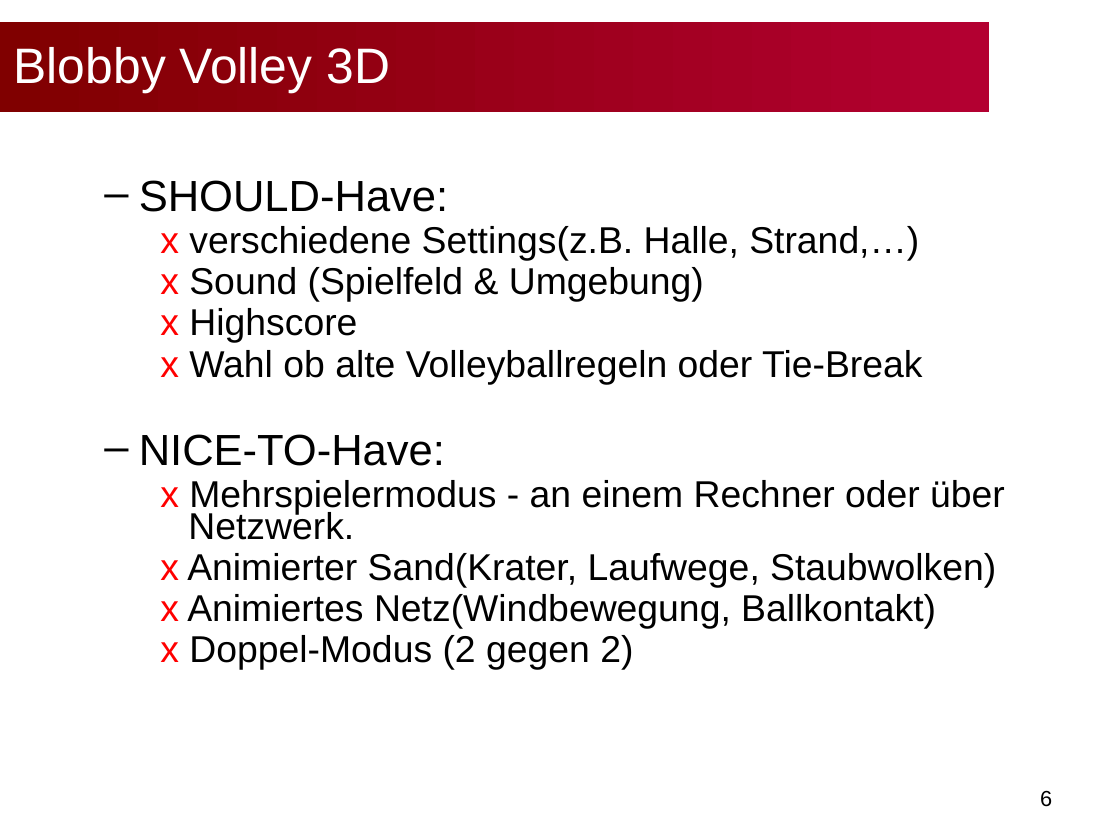
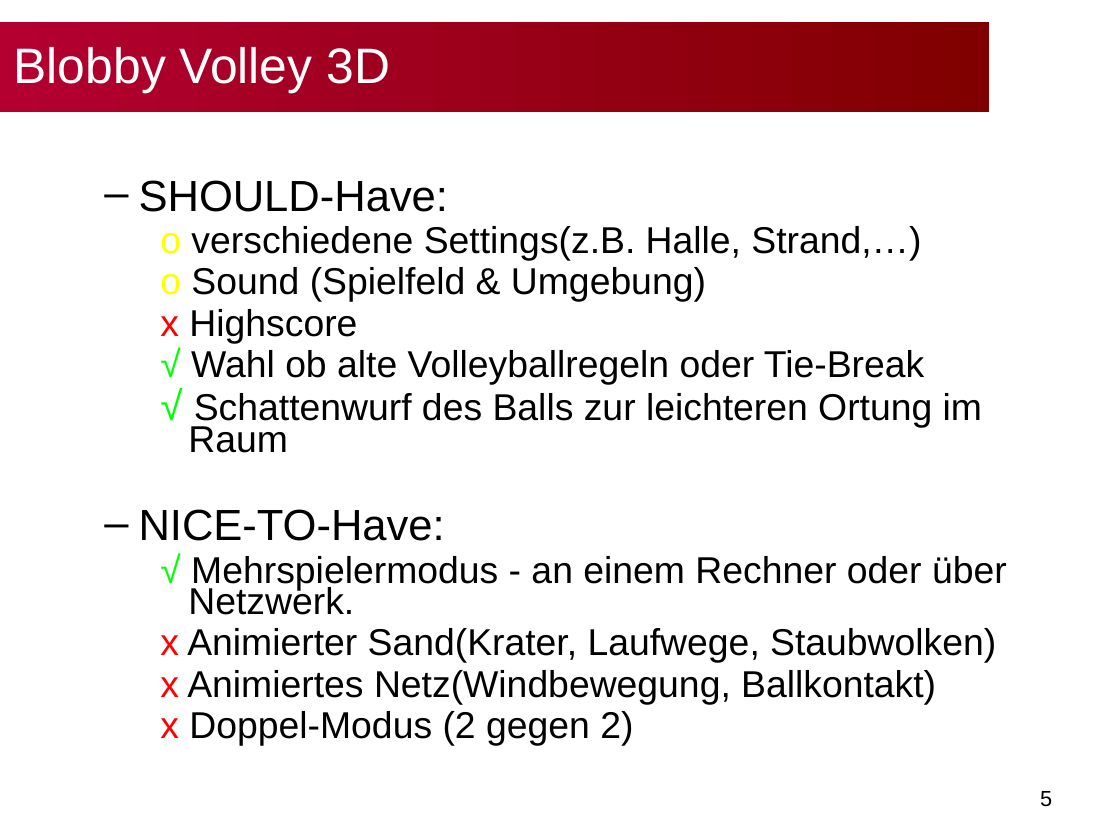
Before and after one commit to bwasty/blobby-volley-3d, a slide deck: slide 5 of Präsentationen/Slides-Abschlusspräsentation.ppt (slide 6 before the commit). Drawn at 1120x840 pixels with LibreOffice and Linux fonts; fonts in the diff are those of the drawing; background and template pictures are left out. Boxes give left, top, right and bottom in pixels: in the first picture for what was removed or moved away, otherwise in the second. Text is boxed around its words. In the diff, an @@ line names an element or a change of style, - is before the commit and + after.

```diff
--- a/Präsentationen/Slides-Abschlusspräsentation.ppt
+++ b/Präsentationen/Slides-Abschlusspräsentation.ppt
@@ rectangle "Blobby Volley 3D" at (0,22,989,112): fill gradient #B30031 to #800000 to gradient #800000 to #B30031 @@
@@ text at (160,226,921,302): text changed @@
-    x verschiedene Settings(z.B. Halle, Strand,…)
-    x Sound (Spielfeld & Umgebung)
+    o verschiedene Settings(z.B. Halle, Strand,…)
+    o Sound (Spielfeld & Umgebung)
@@ text at (188,350,982,453): text changed @@
-    x Wahl ob alte Volleyballregeln oder Tie-Break
+    √ Wahl ob alte Volleyballregeln oder Tie-Break
+    √ Schattenwurf des Balls zur leichteren Ortung im Raum
@@ text at (188,556,1007,615): text changed @@
-    x Mehrspielermodus - an einem Rechner oder über Netzwerk.
+    √ Mehrspielermodus - an einem Rechner oder über Netzwerk.
@@ page number at (1040,791,1052,807): text changed @@
-6
+5
```
Also in this commit, not shown: 7 other slides changed, 3 slides added, 1 slide removed.
